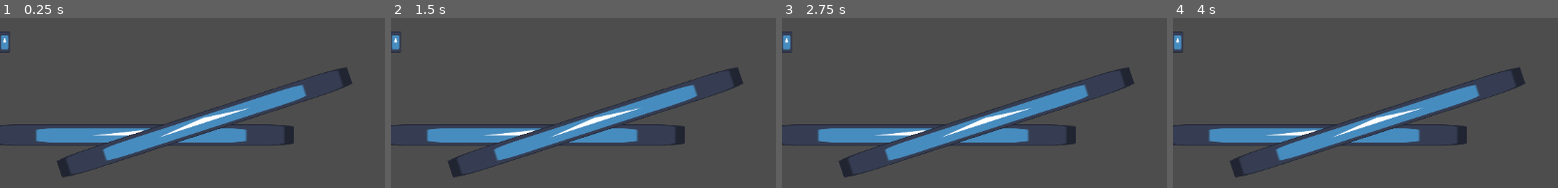
Above: before the commit, frames 1-4 (left to right).
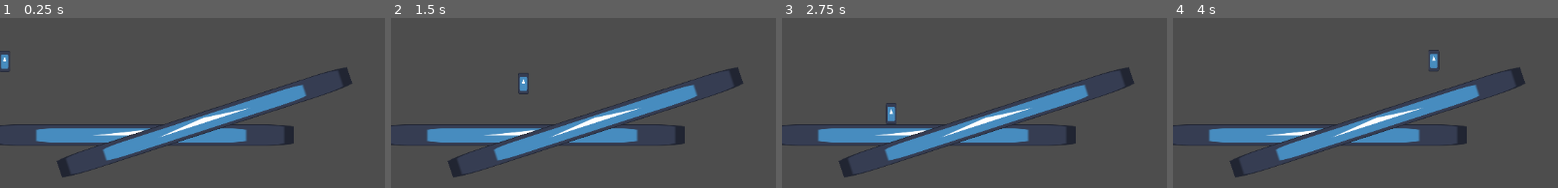
Above: after the commit, the same moments.

Repository: BisDante/venom-shadow
Game: Godot game, scene res://scenes/test_stage.tscn
The game is run twice, just before and just after one commit, with the same random seed, the same clock (stepped at 60 frames per second) and the same inputs. The engine's default icon, where the game draws it, is replaced by a stand-in: a white triangle on a blue panel in a dark square.
Inputs:
- Up to frame 1 (0.25 s): no input
- Up to frame 2 (1.5 s): tap Enter (ui_accept) at 0.5, 0.77, 1.25 s; hold Right (ui_right) from 0.53 s (still down)
- Up to frame 3 (2.75 s): tap Enter (ui_accept) at 1.52 s; release Right (ui_right) at 2.03 s; hold Left (ui_left) from 2.03 s (still down)
- Up to frame 4 (4 s): release Left (ui_left) at 2.78 s; hold Right (ui_right) from 2.78 s (still down); tap Enter (ui_accept) at 3.02, 3.5, 3.77 s

The runs differ from the first frame. In frame 1, 0.4% of the frame differs, in the area x 0-3%, y 7-32%; in frame 2, 0.5%, in the area x 0-36%, y 7-45%; in frame 3, 0.5%; in frame 4, 0.5%.
Error before the commit: Parse Error: Preload file "res://scene/bullet.tscn" does not exist. (res://scripts/player.gd:5)

Commit message:
ajuste de referência

Diff:
--- a/scripts/player.gd
+++ b/scripts/player.gd
@@ -2,7 +2,7 @@
 
 const SPEED = 200.0
 const JUMP_VELOCITY = -300.0
-const bullet = preload("res://scene/bullet.tscn")
+const bullet = preload("res://scenes/bullet.tscn")
 @onready var gun_tip = $GunPivot/GunTip
 
 enum State {IDLE, RUN, CROUCH, JUMP, FALL, DEATH, SPAWNING, WIN}
